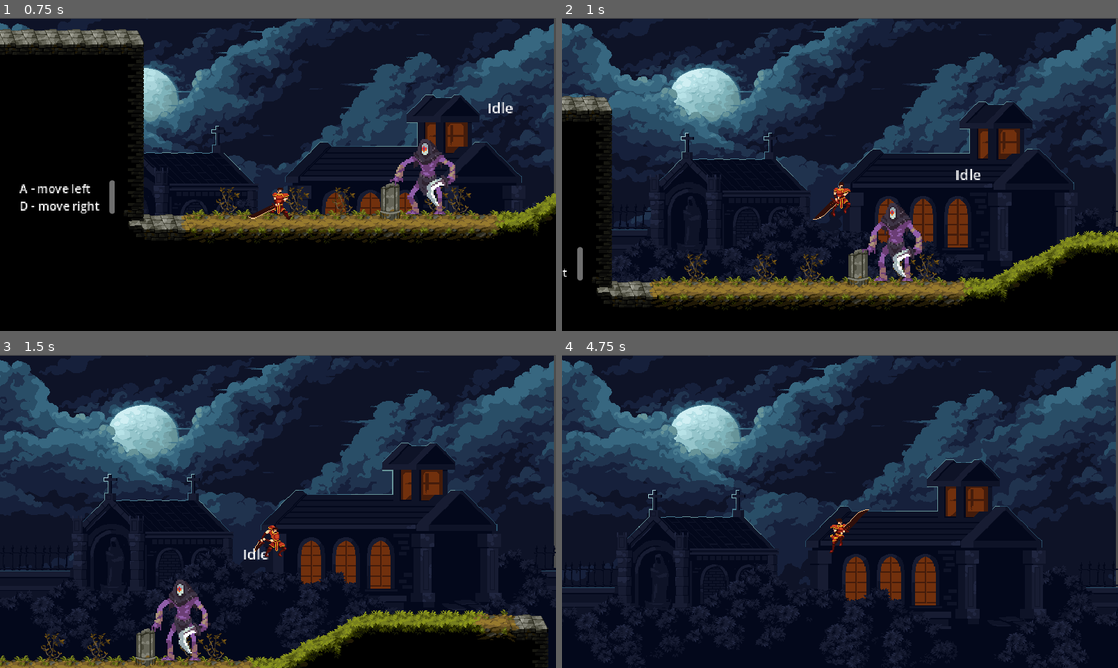
Above: before the commit, frames 1-4 (two rows, left to right).
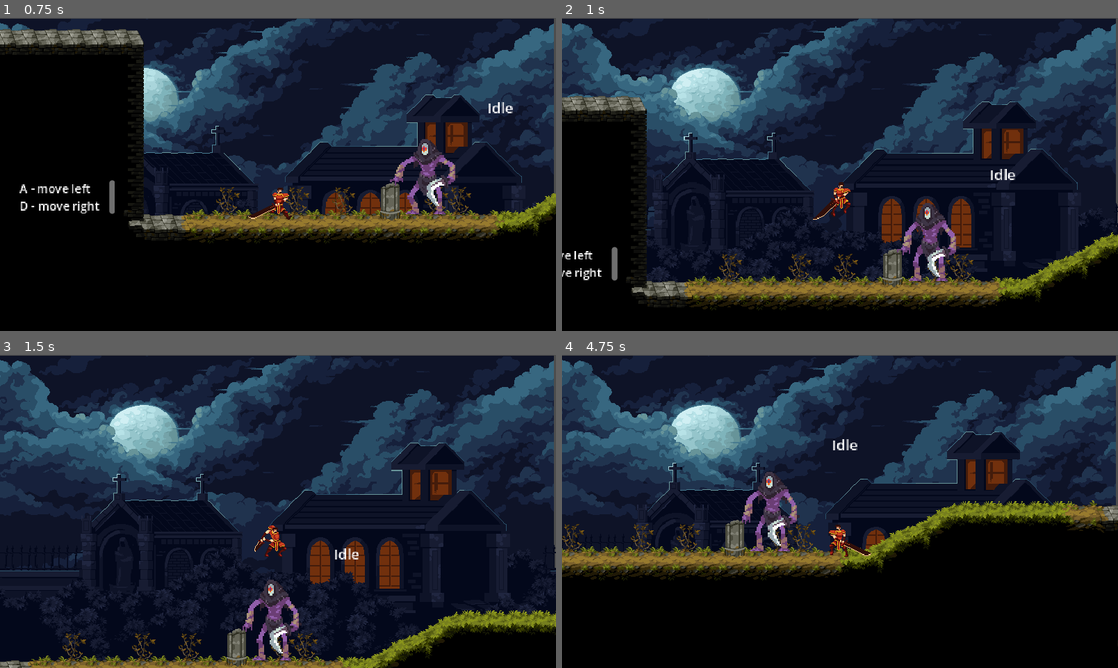
Above: after the commit, the same moments.

Repository: sameer3841/bit-souls
Game: Godot game, scene res://scenes/tutorial.tscn
Same seed, same stepped clock (60 frames per second), same inputs: the game is played once before the commit and once after it.
Inputs:
- Up to frame 1 (0.75 s): hold D (right) from 0.53 s (still down); hold Shift (run) from 0.53 s (still down)
- Up to frame 2 (1 s): keep holding D (right); keep holding Shift (run); tap W (jump) at 0.77 s
- Up to frame 3 (1.5 s): keep holding D (right); release Shift (run) at 1.28 s; tap C (attack) at 1.35 s
- Up to frame 4 (4.75 s): tap W (jump) at 1.52, 3.02, 3.77, 4.52 s; tap Shift (run) at 1.55, 2.85, 4.35 s; release D (right) at 2.03 s; hold A (left) 2.03-2.78 s; hold Shift (run) 2.03-2.78 s; hold D (right) 2.78-4.28 s; hold Shift (run) 3.53-4.28 s; tap C (attack) at 3.6 s; hold A (left) from 4.28 s (still down)

Frame 1 is identical in both runs. In frame 2, 16% of the frame differs, in the area x 0-100%, y 2-94%; in frame 3, 14%; in frame 4, 50%, in the area x 0-100%, y 4-100%.

Commit message:
fixed the infinite jump bug

Diff:
--- a/script/player.gd
+++ b/script/player.gd
@@ -39,12 +39,13 @@
 	match current_state:
 		player_status.JUMP:
 			$AnimatedSprite2D.play("jump")
-			velocity.y = JUMP_VELOCITY
+			if is_on_floor():
+				velocity.y = JUMP_VELOCITY
 			current_state = player_status.MOVE
 
 		player_status.MOVE:
 			var multi = 1
-			if Input.is_action_pressed("run"): multi = 2
+			if Input.is_action_pressed("run") and is_on_floor(): multi = 2
 			else: multi = 1
 			var direction := Input.get_axis("left", "right")
 			if direction != 0:
